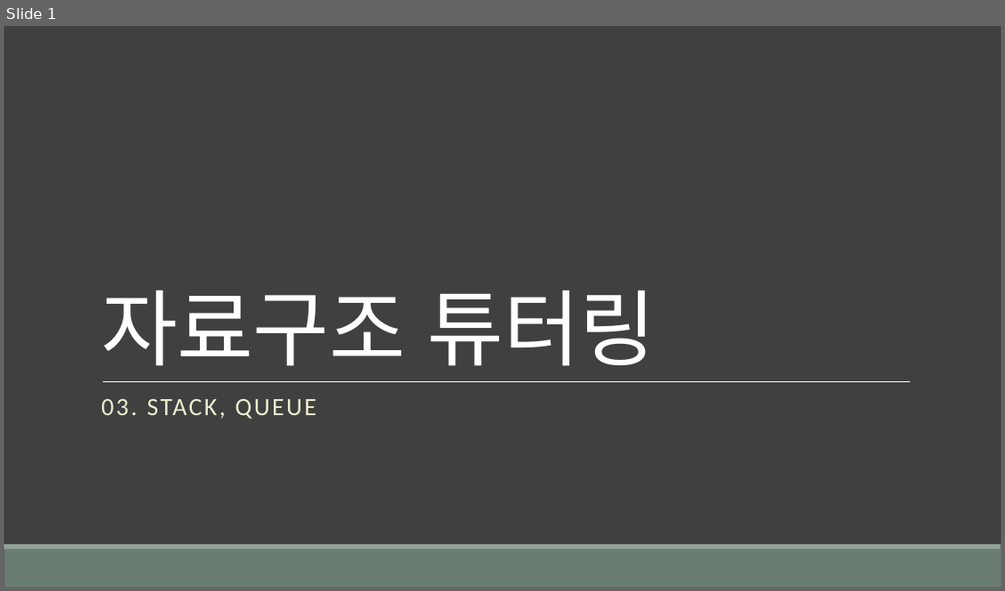
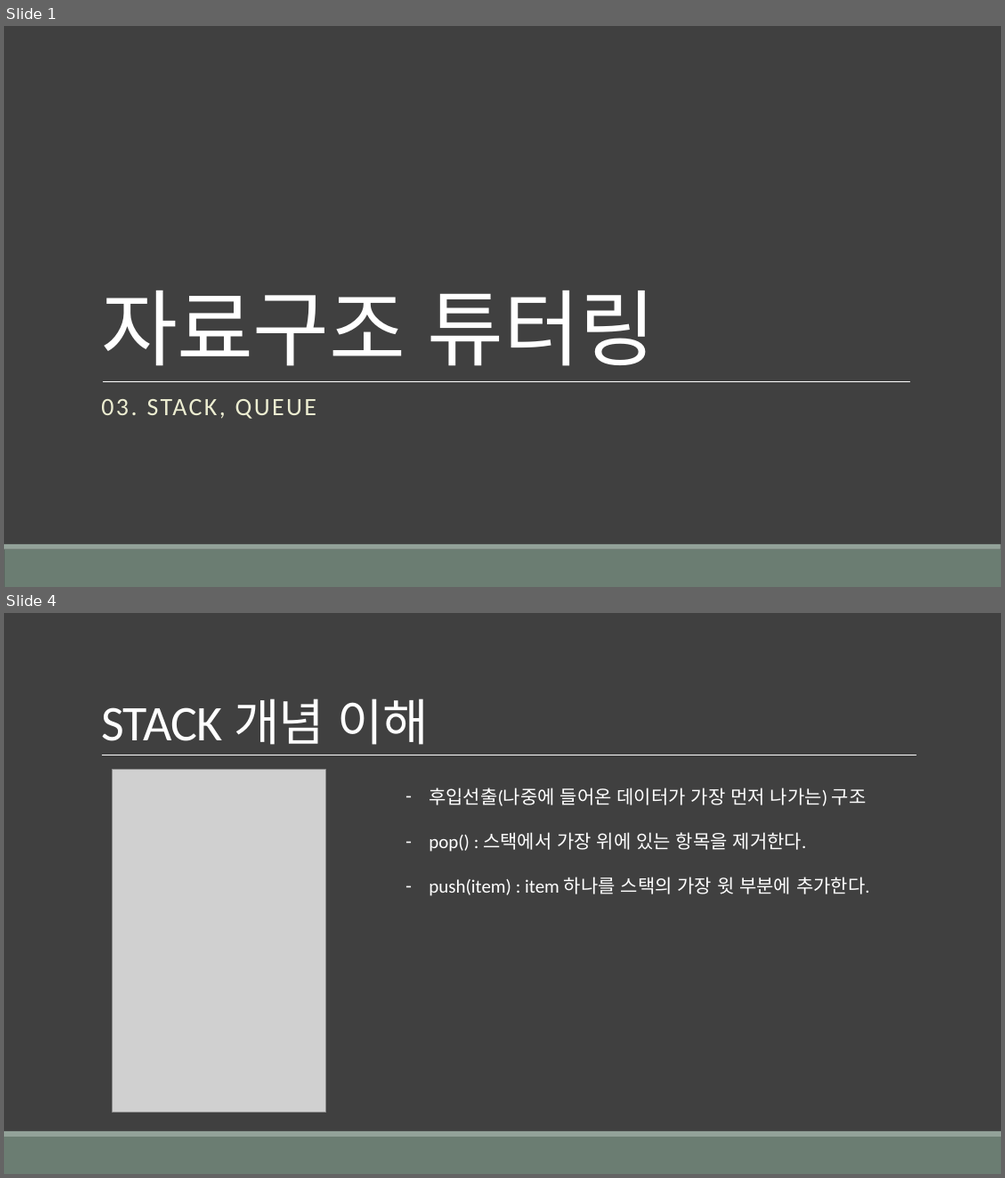
Before and after one commit to logg9715/DataStructure_Lecture-2023-2, a slide deck: ppt/자료구조 튜터링 03.pptx. Shown one above the other, each under a label of ours: slide 1 before the commit, slides 1 and 4 after it; the slides between them are not shown. The pictures are 1005x591 and 1005x1178 pixels, drawn with LibreOffice and Linux fonts; fonts in the diff are those of the drawing; grey boxes stand for pictures. Boxes give left, top, right and bottom in pixels: in the first picture for what was removed or moved away, otherwise in the second. Text is boxed around its words. In the diff, an @@ line names an element or a change of style, - is before the commit and + after.

```diff
--- a/ppt/자료구조 튜터링 03.pptx
+++ b/ppt/자료구조 튜터링 03.pptx
@@ slide 4 added at bbox=[4, 613, 1001, 1174], background #404040; not listed: 2 template elements that a slide beside it also shows @@
@@ title added at bbox=[101, 698, 429, 745], 48 pt, text #FFFFFF @@
+STACK 개념 이해
@@ line added from (102, 755) to (917, 755), #FFFFFF 0.5 pt @@
@@ picture added at bbox=[113, 770, 325, 1111] @@
@@ text added at bbox=[429, 787, 870, 896], 18 pt, text #FFFFFF @@
+– 후입선출(나중에 들어온 데이터가 가장 먼저 나가는) 구조
+– pop() : 스택에서 가장 위에 있는 항목을 제거한다.
+– push(item) : item 하나를 스택의 가장 윗 부분에 추가한다.
```
Also in this commit, not shown: 1 slide changed, 6 other slides added, 1 slide removed, 2 other files.
